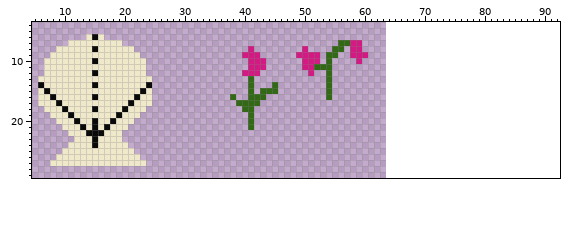
Two versions of one sprite sheet, assets/treasures.png. This is how it looked before the edit.
The file is 64x32 pixels. Colours within 5 levels of each other are drawn and written as one. Shown: x 5..92, y 4..29. The old version is drawn lined up with the new one, on the new canvas.
Now the later version:
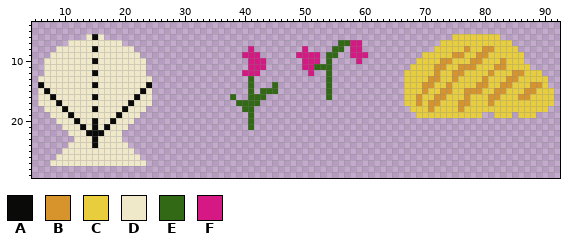
Palette (. is transparent): A #0a0a09  B #d7942c  C #e8ce3d  D #efe8c9  E #326915  F #d51883
Log entry: Added speed increase on treasure p
From old to new:
canvas 64x32 -> 96x32
The edit adds colour B in row 8 at x 77 and 80 to 81; in row 9 at x 75 to 76 and 79 to 80; in row 10 at x 73 to 74, 78 to 79 and 83; in row 11 at x 72 to 73, 76 to 78 and 82 to 83; in row 12 at x 72, 75 to 76, 81 and 85 to 86; in row 13 at x 71 to 72, 75, 80 and 84 to 85.
The edit adds colour B in row 14 at x 70 to 71, 74, 79 to 80, 83 to 84 and 88 to 89; in row 15 at x 70, 73 to 74, 77 to 79, 82 to 83 and 87 to 88; in row 16 at x 69, 72 to 73, 77, 81 to 82 and 86 to 87; in row 17 at x 69, 71 to 72, 76 to 77 and 81; in row 18 at x 71 and 76.
The edit adds colour C in row 6 at x 75 to 82; in row 7 at x 73 to 84; in row 8 at x 72 to 76, 78 to 79 and 82 to 85; in row 9 at x 70 to 74, 77 to 78 and 81 to 86; in row 10 at x 69 to 72, 75 to 77, 80 to 82 and 84 to 86; in row 11 at x 68 to 71, 74 to 75, 79 to 81 and 84 to 87.
The edit adds colour C in row 12 at x 67 to 71, 73 to 74, 77 to 80, 82 to 84 and 87 to 89; in row 13 at x 67 to 70, 73 to 74, 76 to 79, 81 to 83 and 86 to 90; in row 14 at x 67 to 69, 72 to 73, 75 to 78, 81 to 82, 85 to 87 and 90; in row 15 at x 67 to 69, 71 to 72, 75 to 76, 80 to 81, 84 to 86 and 89 to 91; in row 16 at x 67 to 68, 70 to 71, 74 to 76, 78 to 80, 83 to 85 and 88 to 91; in row 17 at x 67 to 68, 70, 73 to 75, 78 to 80 and 82 to 91.
The edit adds colour C in row 18 at x 68 to 70, 72 to 75 and 77 to 90; in row 19 at x 69 to 79, 82 to 84 and 86 to 88.
